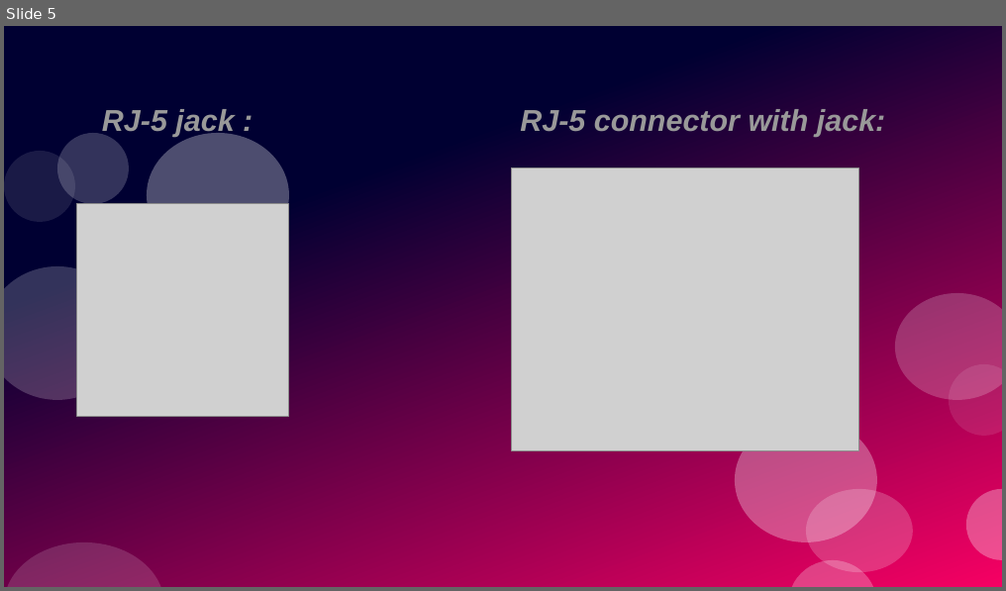
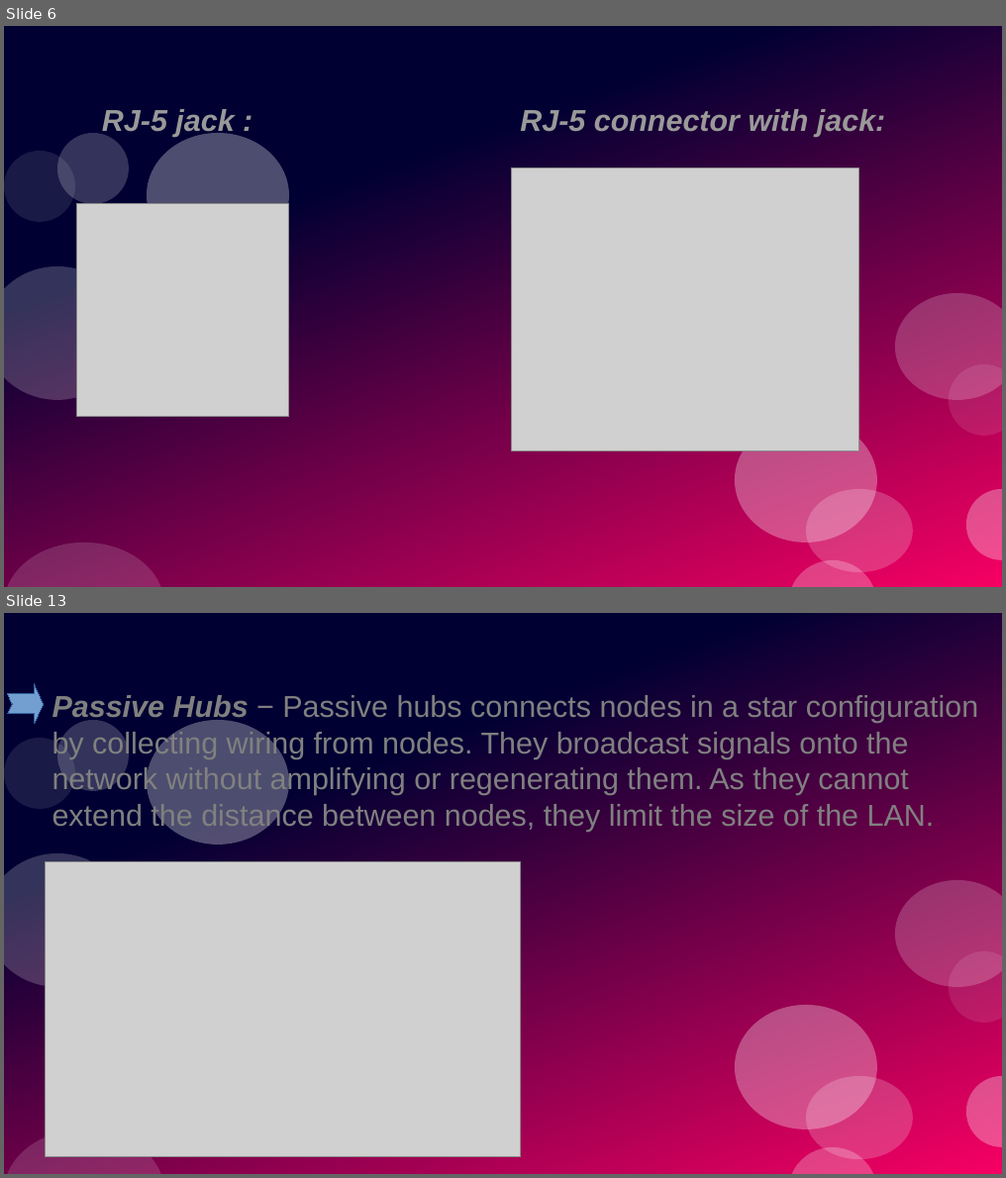
Before and after one commit to rudnesh/school, a slide deck: computer.odp. Shown one above the other, each under a label of ours: slide 5 before the commit, slides 6 and 13 after it; the slides between them are not shown. The pictures are 1006x591 and 1006x1178 pixels, drawn with LibreOffice and Linux fonts; fonts in the diff are those of the drawing; grey boxes stand for pictures. Boxes give left, top, right and bottom in pixels: in the first picture for what was removed or moved away, otherwise in the second. Text is boxed around its words. In the diff, an @@ line names an element or a change of style, - is before the commit and + after.

```diff
--- a/computer.odp
+++ b/computer.odp
@@ slide 13 added at <box>4,613,1002,1174</box>, background #FFFFFF; not listed: 12 template elements that a slide beside it also shows @@
@@ freeform shape added at <box>8,684,43,724</box>, fill #729FCF, outline #3465A4 0 pt @@
@@ text added at <box>53,695,978,832</box>, 24 pt, text #808080 @@
+● Passive Hubs − Passive hubs connects nodes in a star configuration by collecting wiring from nodes. They broadcast signals onto the network without amplifying or regenerating them. As they cannot extend the distance between nodes, they limit the size of the LAN.
@@ picture added at <box>45,862,521,1158</box> @@
@@ what was slide 5 is now slide 6 @@
```
Also in this commit, not shown: 4 slides changed, 17 other slides added, 1 slide removed.
